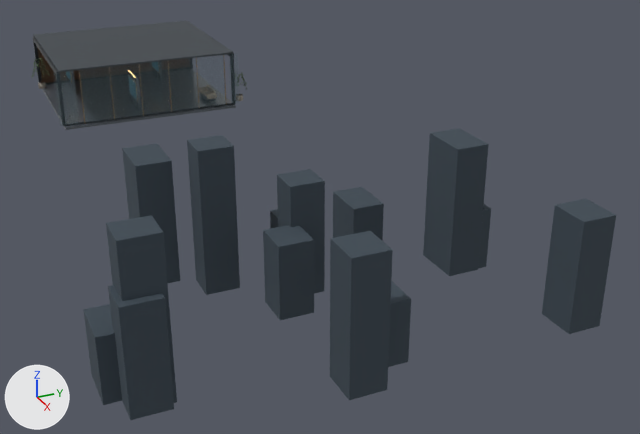
The glTF model gabriel-portfolio/public/models/environment-3.glb as it was, and as the next commit left it.
Both versions are drawn from a 50 mm lens placed at (96.2, -19.5, 28.7), pointed at (31.8, 9.5, -3.5). The lights are fixed; the arrows at lower left show +X, +Y and +Z. The picture after the commit comes second. Where no turn or scale is listed for an object, it has been applied to the vertices. Vertices at exactly the same position are counted once.

The first picture shows 'Continuous floor slab'.
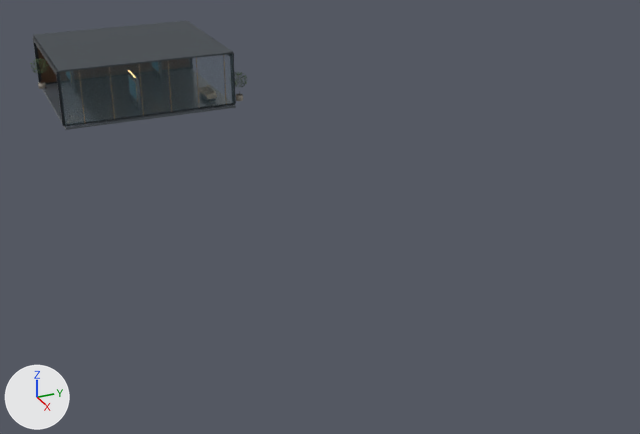
Where the newer file only moved an object's origin or applied its transform, the numbers keep the older frame.

What differs and where, as boxes (x1, y1, x2, y2) in the pictures (640 x 434 px; the box of a moved part takes in the faces that stretch with it):
```json
{"object": "Continuous floor slab", "change": "reshaped", "before": [31, 21, 616, 420], "after": [30, 21, 247, 130], "on screen": "63% narrower, 72% shorter"}
{"part": 1, "of": "me_cube_908", "change": "moved or reshaped", "before": [270, 209, 278, 229], "on screen": "not visible afterwards"}
{"part": 2, "of": "me_cube_908", "change": "moved or reshaped", "before": [122, 144, 180, 283], "on screen": "not visible afterwards"}
{"part": 3, "of": "me_cube_908", "change": "moved or reshaped", "before": [277, 169, 325, 293], "on screen": "not visible afterwards"}
{"part": 4, "of": "me_cube_908", "change": "moved or reshaped", "before": [263, 225, 314, 320], "on screen": "not visible afterwards"}
{"part": 5, "of": "me_cube_908", "change": "moved or reshaped", "before": [106, 215, 177, 403], "on screen": "not visible afterwards"}
{"part": 6, "of": "me_cube_908", "change": "moved or reshaped", "before": [187, 135, 240, 295], "on screen": "not visible afterwards"}
{"part": 7, "of": "me_cube_908", "change": "moved or reshaped", "before": [333, 187, 384, 240], "on screen": "not visible afterwards"}
{"part": 8, "of": "me_cube_908", "change": "moved or reshaped", "before": [423, 128, 489, 276], "on screen": "not visible afterwards"}
{"part": 9, "of": "me_cube_908", "change": "moved or reshaped", "before": [478, 204, 491, 268], "on screen": "not visible afterwards"}
{"part": 10, "of": "me_cube_908", "change": "moved or reshaped", "before": [388, 281, 411, 367], "on screen": "not visible afterwards"}
{"part": 11, "of": "me_cube_908", "change": "deleted", "before": [31, 53, 616, 420]}
{"part": 12, "of": "me_cube_908", "change": "reshaped", "before": [33, 58, 246, 127], "after": [30, 47, 247, 127]}
```

Edits to the scene script, one JSON object a line:
```json
{"block": "me_cube_908", "where": "# used by ob_continuous_floor_slab; location = (25.02, 2.06, 3.39)"}
{"op": "remove", "block": "me_cube_908", "code": "me_cube_908.from_pydata(...)  # 8357 vertices, 13098 faces; spans x -33.5..33.5, y -15.8..15.8, z -5.4..5.4"}
{"op": "add", "block": "me_cube_908", "code": "me_cube_908.from_pydata(...)  # 11079 vertices, 16302 faces; spans x -33.5..-16.5, y -11.1..10.0, z -3.7..2.4"}
{"block": "me_cube_908", "change": "me_cube_908 part 1: the loose piece of 24 vertices spanning x 15.9..18.3, y -0.7..1.8, z -5.4..-1.0 is scaled about its middle by (0.0273, 7.27, 0.0524), then moved by (-47.9, -1.6, 5.3), in mat_quarter_sawn_walnut_003"}
{"block": "me_cube_908", "change": "me_cube_908 part 2: the loose piece of 24 vertices spanning x 11.9..15.7, y -10.1..-7.6, z -5.4..3.9 is scaled about its middle by (0.0172, 7.27, 0.0248), then moved by (-42.6, 7.8, 2.9), in mat_quarter_sawn_walnut_003"}
{"block": "me_cube_908", "change": "me_cube_908 part 3: the loose piece of 24 vertices spanning x 19.0..21.3, y -1.3..1.2, z -5.4..3.0 is scaled about its middle by (0.0276, 7.27, 0.0274), then moved by (-41.4, -1.0, 3.3), in mat_quarter_sawn_walnut_003"}
{"block": "me_cube_908", "change": "me_cube_908 part 4: the loose piece of 24 vertices spanning x 21.0..23.7, y -3.1..-0.6, z -5.4..0.1 is scaled about its middle by (0.0238, 7.27, 0.0421), then moved by (-41.6, 0.8, 4.8), in mat_quarter_sawn_walnut_003"}
{"block": "me_cube_908", "change": "me_cube_908 part 5: the loose piece of 24 vertices spanning x 27.2..29.6, y -14.3..-11.8, z -5.4..5.4 is scaled about its middle by (6.31, 0.0189, 0.00856), then moved by (-53.5, 5.0, 2.2), in mat_satin_bronze_003 (brown #a68659)"}
{"block": "me_cube_908", "change": "me_cube_908 part 6: the loose piece of 24 vertices spanning x 16.0..18.4, y -6.6..-4.1, z -5.4..5.3 is scaled about its middle by (6.28, 0.0191, 0.00863), then moved by (-42.2, 0.2, 2.2), in mat_satin_bronze_003 (brown #a68659)"}
{"block": "me_cube_908", "change": "me_cube_908 part 7: the loose piece of 24 vertices spanning x 13.9..17.6, y 5.3..7.8, z -5.4..-1.3 is scaled about its middle by (4.13, 0.0189, 0.0228), then moved by (-40.8, -8.6, 5.5), in mat_satin_bronze_003 (brown #a68659)"}
{"block": "me_cube_908", "change": "me_cube_908 part 8: the loose piece of 24 vertices spanning x 19.3..23.0, y 10.4..12.9, z -5.4..4.4 is scaled about its middle by (4, 0.0192, 0.0094), then moved by (-46.2, -10.7, 2.7), in mat_satin_bronze_003 (brown #a68659)"}
{"block": "me_cube_908", "change": "me_cube_908 part 9: the loose piece of 24 vertices spanning x 19.3..22.9, y 11.2..13.7, z -5.4..-0.7 is scaled about its middle by (4.21, 0.0189, 0.0197), then moved by (-46.1, -8.5, 5.2), in mat_satin_bronze_003 (brown #a68659)"}
{"block": "me_cube_908", "change": "me_cube_908 part 10: the loose piece of 24 vertices spanning x 27.6..31.5, y -0.3..2.2, z -5.4..-0.9 is scaled about its middle by (3.91, 0.0189, 0.0209), then moved by (-54.6, 5.9, 5.3), in mat_satin_bronze_003 (brown #a68659)"}
{"block": "me_cube_908", "change": "me_cube_908 part 11: 248 loose pieces with 1220 vertices, spanning x -32.8..33.5, y -15.8..15.8, z -5.4..3.8, are deleted"}
{"block": "me_cube_908", "change": "me_cube_908 part 12: 167 vertices moved within x -32.7..-17.4, y -10.9..9.7, z -2.9..-0.1; 860 vertices removed from x -33.3..-16.7, y -10.9..9.7, z -3.4..2.2; 4802 vertices added at x -33.3..-16.7, y -11.1..10.0, z -3.4..2.2"}
{"op": "remove", "block": "me_cube_908", "code": "me_cube_908.materials.append(mat_distant_blue_stone_003)  # dark blue #3c4852"}
```
